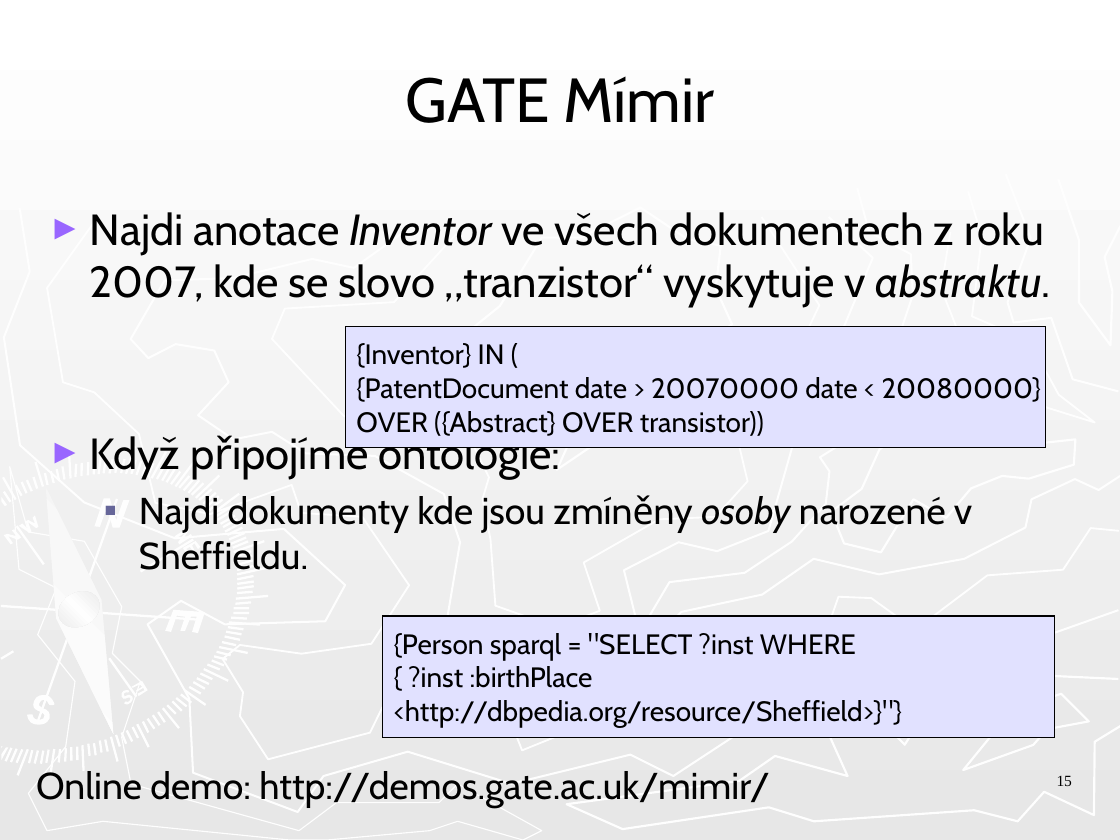
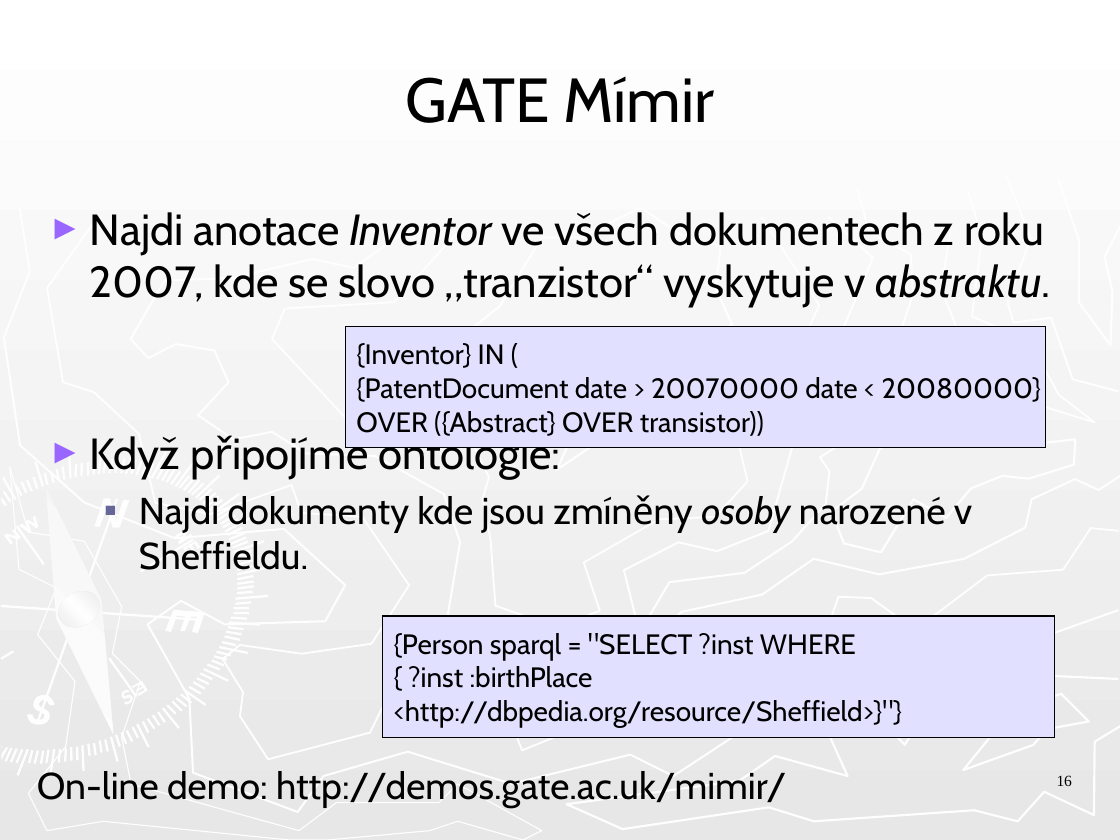
Before and after one commit to BackupTheBerlios/czsem-svn, a slide deck: slide 16 of trunk/docs/Presentation/20120529_Malostranska_setkani/setkani_MS_GATE_29_5_2012.ppt (slide 15 before the commit). Drawn at 1120x840 pixels with LibreOffice and Linux fonts; fonts in the diff are those of the drawing. Boxes give left, top, right and bottom in pixels: in the first picture for what was removed or moved away, otherwise in the second. Text is boxed around its words. In the diff, an @@ line names an element or a change of style, - is before the commit and + after.

```diff
--- a/trunk/docs/Presentation/20120529_Malostranska_setkani/setkani_MS_GATE_29_5_2012.ppt
+++ b/trunk/docs/Presentation/20120529_Malostranska_setkani/setkani_MS_GATE_29_5_2012.ppt
@@ text at [37, 771, 786, 807]: text changed @@
-Online demo: http://demos.gate.ac.uk/mimir/
+On-line demo: http://demos.gate.ac.uk/mimir/
@@ page number at [1057, 775, 1073, 786]: text changed @@
-15
+16
```
Also in this commit, not shown: 1 other slide changed, 1 slide added, 1 other file.
